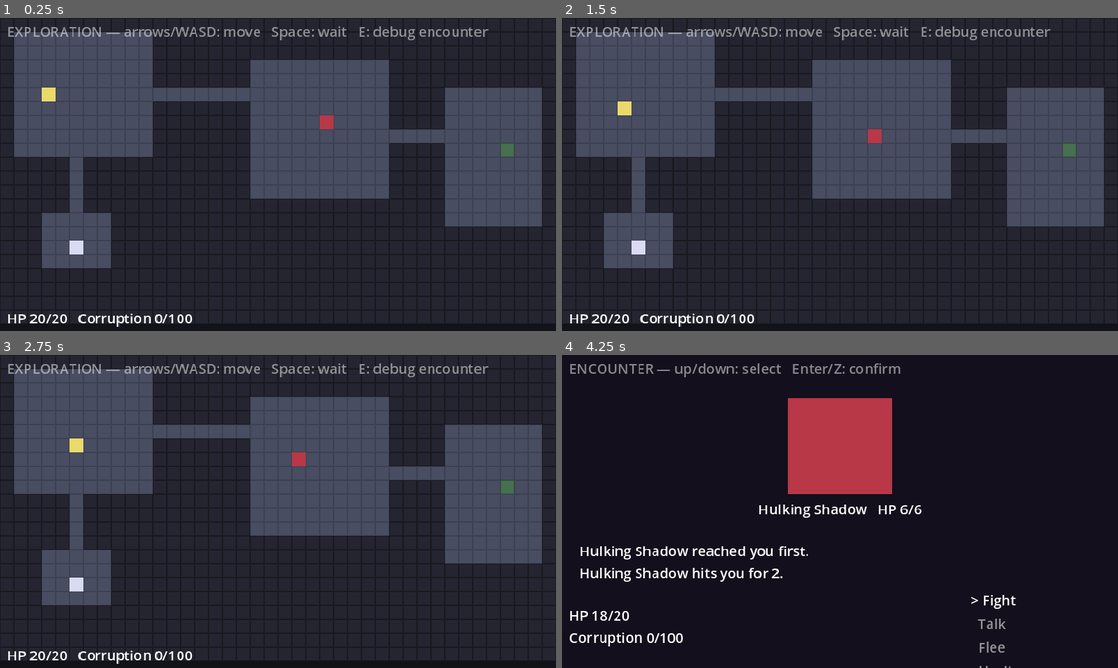
Above: before the commit, frames 1-4 (two rows, left to right).
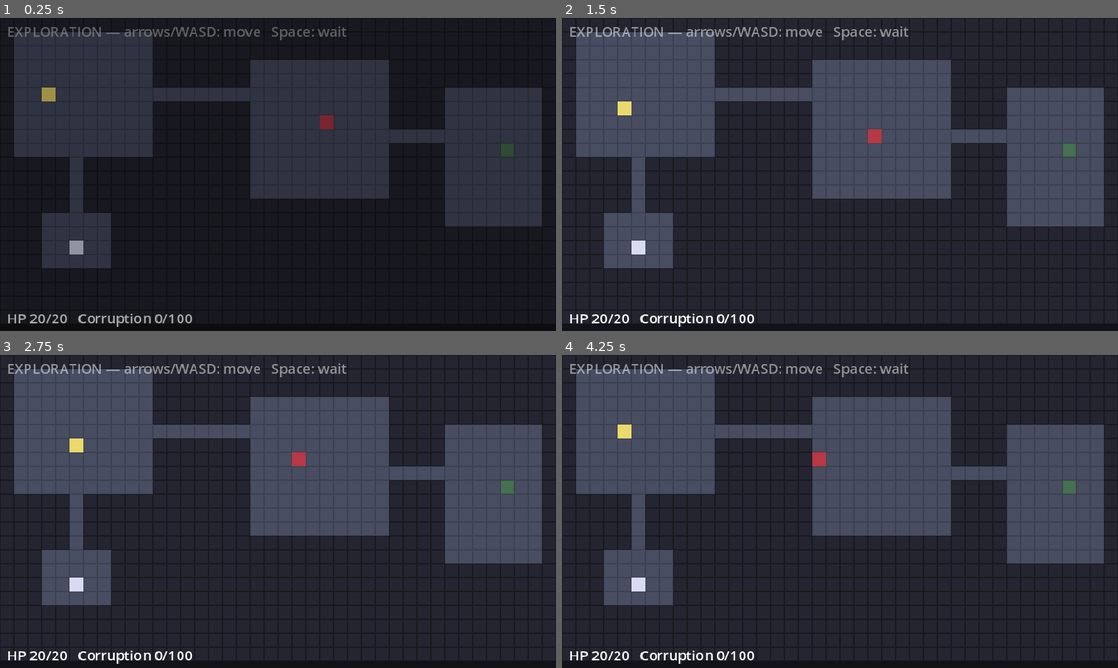
Above: after the commit, the same moments.

Repository: x-alterer/2D-Roguelike-like
Game: Godot game, scene res://scenes/main.tscn
The game is run twice, just before and just after one commit, with the same random seed, the same clock (stepped at 60 frames per second) and the same inputs.
Inputs:
- Up to frame 1 (0.25 s): no input
- Up to frame 2 (1.5 s): tap Enter (confirm) at 0.5, 1.25, 1.35 s; hold Right (move_right) 0.53-1.28 s; hold Space (wait) 0.53-1.28 s; hold Down (move_down) from 1.28 s (still down)
- Up to frame 3 (2.75 s): tap Space (wait) at 1.55 s; tap Enter (confirm) at 2 s; release Down (move_down) at 2.03 s; hold Right (move_right) from 2.03 s (still down); hold Space (wait) from 2.03 s (still down)
- Up to frame 4 (4.25 s): tap Enter (confirm) at 2.75, 3.5 s; release Right (move_right) at 2.78 s; release Space (wait) at 2.78 s; hold Up (move_up) 2.78-3.53 s; tap Space (wait) at 2.85, 3.8 s; hold Left (move_left) from 3.53 s (still down); hold Enter (confirm) from 3.53 s (still down); tap E (debug_encounter) at 4.15 s

The runs differ from the first frame. In frame 1, 34% of the frame differs, in the area x 1-98%, y 2-99%; in frame 2, 0.3%; in frame 3, 0.3%; in frame 4, 37%, in the area x 1-98%, y 2-100%.

Commit message:
feat: full loop — real encounter wiring, roster persistence, fade (tasks 4.1-4.3)
encounter_triggered now carries the triggering enemy's resource into the
encounter via setup(); the exploration debug-E path is gone (the input
action remains for the encounter's standalone test cycle). The enemy
roster lives in GameState: exploration seeds it from the map once per
run, syncs live positions when a trigger fires, and rebuilds actors from
it on every load. Main translates outcomes: victory/talked_down/
redirected/yielded/yielded_forced remove the engaged entry; fled/
resisted keep it and arm one tick of encounter immunity so fleeing
cannot chain-trigger (lockdown §3). Both mode swaps run through a 0.3s
black fade owned by Main, with a switching guard so mid-fade signals
can't start overlapping transitions.

Co-Authored-By: Claude Fable 5 <noreply@anthropic.com>
Claude-Session: https://claude.ai/code/session_018muKSDbmmuj7g6CxEjXxPM

Diff:
--- a/autoloads/game_state.gd
+++ b/autoloads/game_state.gd
@@ -56,6 +56,24 @@
 ## writes to is already part of the state contract.
 var run_log: Array = []
 
+## Exploration scene-restore data (Phase 4, task 4.2): which enemies remain
+## on the grid and where. Entries: {"data": EnemyData, "cell": Vector2i}.
+## Exploration seeds it from the map once per run, re-reads it on every
+## load, and syncs live positions into it when an encounter fires; Main
+## removes an entry when an encounter outcome kills or resolves that enemy.
+var enemy_roster: Array = []
+var roster_initialized := false
+
+## Index into enemy_roster of the enemy currently in an encounter; -1 when
+## none. Written by Exploration at trigger time, consumed by Main at
+## resolution time so the outcome lands on the right enemy.
+var engaged_enemy_index := -1
+
+## One-shot transfer armed by Main after a fled/resisted outcome; the next
+## Exploration load reads it into its tick-local immunity counter (lockdown
+## §3: "one tick of encounter immunity", technical plan Decision 8).
+var pending_immunity_ticks := 0
+
 
 func _ready() -> void:
 	reset_run()
@@ -72,6 +90,10 @@
 	def_stat = START_DEF
 	inventory.clear()
 	run_log.clear()
+	enemy_roster.clear()
+	roster_initialized = false
+	engaged_enemy_index = -1
+	pending_immunity_ticks = 0
 	# "Nowhere yet" — Exploration snaps the player to the floor's entrance
 	# tile when it sees this sentinel.
 	grid_position = NO_POSITION
--- a/scenes/exploration.gd
+++ b/scenes/exploration.gd
@@ -90,8 +90,14 @@
 
 func _ready() -> void:
 	_build_floor()
+	if not GameState.roster_initialized:
+		_seed_roster()
 	_spawn_player()
 	_spawn_enemies()
+	# Collect the one-shot immunity grant from a fled/resisted encounter
+	# (lockdown §3). The counter itself stays scene-local bookkeeping.
+	_immunity_ticks = GameState.pending_immunity_ticks
+	GameState.pending_immunity_ticks = 0
 	_update_feedback()
 	_refresh_status()
 
@@ -129,32 +135,34 @@
 	_player.place_at(GameState.grid_position)
 
 
-## Instantiates one EnemyActor per map marker. Phase 2 limitation: enemies
-## respawn fresh every time this scene loads, including after an encounter —
-## persisting the roster across mode switches is Phase 4 (task 4.2).
+## Builds the run's enemy roster from the map markers — once per run. From
+## here on GameState.enemy_roster is the truth about who's left and where;
+## this scene only renders it (task 4.2).
+func _seed_roster() -> void:
+	GameState.enemy_roster.clear()
+	for cell in _hostile_spawns:
+		GameState.enemy_roster.append({"data": HOSTILE_DATA, "cell": cell})
+	for cell in _beckoner_spawns:
+		GameState.enemy_roster.append({"data": BECKONER_DATA, "cell": cell})
+	GameState.roster_initialized = true
+
+
+## Instantiates one EnemyActor per roster entry. A defeated enemy is simply
+## no longer in the roster, so it doesn't come back after an encounter.
+## _enemies keeps roster order — _fire_encounter relies on the indices
+## matching.
 func _spawn_enemies() -> void:
-	for cell in _hostile_spawns:
-		_spawn_enemy(HOSTILE_DATA, cell)
-	for cell in _beckoner_spawns:
-		_spawn_enemy(BECKONER_DATA, cell)
-
-
-func _spawn_enemy(data: EnemyData, cell: Vector2i) -> void:
-	var enemy: EnemyActor = ENEMY_SCENE.instantiate()
-	# Data must be set before add_child so the actor's _ready sees it.
-	enemy.data = data
-	_actors.add_child(enemy)
-	enemy.place_at(cell)
-	_enemies.append(enemy)
+	for entry in GameState.enemy_roster:
+		var enemy: EnemyActor = ENEMY_SCENE.instantiate()
+		# Data must be set before add_child so the actor's _ready sees it.
+		enemy.data = entry["data"]
+		_actors.add_child(enemy)
+		enemy.place_at(entry["cell"])
+		_enemies.append(enemy)
 
 
 func _unhandled_input(event: InputEvent) -> void:
 	if _is_ticking or _encounter_fired:
-		return
-	if event.is_action_pressed("debug_encounter"):
-		# Phase 1 leftover; removed in Phase 4 when real triggers take over.
-		Events.encounter_triggered.emit(null, &"debug")
-		get_viewport().set_input_as_handled()
 		return
 	if event.is_action_pressed("wait"):
 		# Wait: skip the action, the world still ticks (lockdown §2).
@@ -262,6 +270,12 @@
 ## checks before continuing.
 func _fire_encounter(enemy: EnemyActor) -> void:
 	_encounter_fired = true
+	# Persist live positions so the grid restores exactly as it stood
+	# (_enemies keeps roster order, so indices line up), and record who's
+	# engaged so Main can apply the outcome to the right entry.
+	for i in _enemies.size():
+		GameState.enemy_roster[i]["cell"] = _enemies[i].grid_pos
+	GameState.engaged_enemy_index = _enemies.find(enemy)
 	Events.encounter_triggered.emit(enemy.data, enemy.data.trigger_type)
 
 
--- a/scenes/exploration.tscn
+++ b/scenes/exploration.tscn
@@ -32,4 +32,4 @@
 offset_top = 4.0
 offset_right = 632.0
 offset_bottom = 26.0
-text = "EXPLORATION — arrows/WASD: move   Space: wait   E: debug encounter"
+text = "EXPLORATION — arrows/WASD: move   Space: wait"
--- a/scenes/main.gd
+++ b/scenes/main.gd
@@ -1,25 +1,48 @@
 ## Main — the persistent root scene. Owns mode switching; never unloaded.
 ##
-## What this is: an almost-empty node that lives for the whole program. Its
-## one job is deciding which mode scene (Exploration or Encounter) is loaded
-## as its child at any moment.
+## What this is: the node that lives for the whole program and decides which
+## mode scene (Exploration or Encounter) is loaded as its child. Since
+## Phase 4 it also applies encounter outcomes to the world: a defeated or
+## resolved enemy leaves the roster before exploration reloads, and a
+## fled-from one stays, with one tick of encounter immunity armed so the
+## return can't chain straight back into the same trigger.
 ##
-## Why it exists: the two modes must never load or reference each other —
-## that coupling is what the architecture forbids. Something above both has
-## to do the swapping, and that something is this scene.
+## Why outcome-handling is here: the encounter scene doesn't know the grid
+## exists, and the exploration scene is dead while the encounter runs.
+## Something above both has to translate "outcome: victory" into "that
+## roster entry is gone" — and Main is the only thing above both.
 ##
 ## How it connects: listens to every signal on the Events bus. Exploration
-## emitting encounter_triggered makes Main swap in the Encounter scene;
-## Encounter emitting encounter_resolved swaps Exploration back in. State
-## survives the swap only because it lives in the GameState autoload, not in
-## the scenes being freed.
+## emitting encounter_triggered makes Main build an Encounter (injecting the
+## enemy's data via setup()); Encounter emitting encounter_resolved makes
+## Main apply the outcome and swap Exploration back in. Both swaps run
+## through a 0.3s fade. State survives only in the GameState autoload.
 extends Node
 
 const EXPLORATION_SCENE := preload("res://scenes/exploration.tscn")
 const ENCOUNTER_SCENE := preload("res://scenes/encounter.tscn")
 
+## Outcomes after which the engaged enemy leaves the grid: it died, was
+## talked or redirected down, or was yielded to (chosen or forced) — in
+## every case the encounter is spent (plan task 4.2). The boon itself was
+## already granted inside the encounter.
+const REMOVE_OUTCOMES: Array[StringName] = [
+	&"victory", &"talked_down", &"redirected", &"yielded", &"yielded_forced",
+]
+## Outcomes that leave the enemy in place and grant the lockdown §3
+## one-tick encounter immunity on return.
+const IMMUNITY_OUTCOMES: Array[StringName] = [&"fled", &"resisted"]
+
+## Half the transition: fade to black, swap, fade back — 0.3s total.
+const FADE_TIME := 0.15
+
 ## The currently loaded mode scene (Exploration or Encounter instance).
 var _active_mode: Node = null
+## True while a fade+swap is in flight; bus signals arriving mid-swap are
+## dropped rather than starting a second, overlapping transition.
+var _switching := false
+
+@onready var _fade_rect: ColorRect = $FadeLayer/FadeRect
 
 
 func _ready() -> void:
@@ -27,42 +50,64 @@
 	Events.encounter_resolved.connect(_on_encounter_resolved)
 	Events.player_died.connect(_on_player_died)
 	Events.run_ended.connect(_on_run_ended)
-	_switch_to(EXPLORATION_SCENE)
+	# Boot straight into exploration; the fade rect starts opaque so the
+	# first thing the player sees is a fade-in.
+	_swap_to(EXPLORATION_SCENE.instantiate())
 
 
-## Swaps the encounter screen in. `_enemy_data` is unused in Phase 1 (the
-## debug path passes null); Phase 4 threads the real EnemyData resource
-## through to the encounter scene here.
-func enter_encounter(_enemy_data: Resource) -> void:
-	_switch_to(ENCOUNTER_SCENE)
+## Builds the encounter around the triggering enemy's data. setup() must
+## run before add_child so the scene's _ready sees real data instead of
+## falling back to a test enemy.
+func enter_encounter(enemy_data: EnemyData, trigger_type: StringName) -> void:
+	var encounter := ENCOUNTER_SCENE.instantiate()
+	encounter.setup(enemy_data, trigger_type)
+	_swap_to(encounter)
 
 
-## Swaps exploration back in. `_result` is the encounter's outcome payload;
-## Phase 4 applies it (remove defeated enemy, grant boon, arm flee immunity)
-## before reloading exploration.
 func exit_encounter(_result: Dictionary) -> void:
-	_switch_to(EXPLORATION_SCENE)
+	_swap_to(EXPLORATION_SCENE.instantiate())
 
 
-func _switch_to(scene: PackedScene) -> void:
+func _swap_to(instance: Node) -> void:
+	_switching = true
+	await _fade_to(1.0)
 	if _active_mode != null:
-		# queue_free, not free(): this runs inside a signal emitted by the
-		# very scene being removed, and freeing a node while it is still
-		# mid-emission is a crash. queue_free waits until the frame ends.
+		# queue_free, not free(): this often runs inside a signal emitted
+		# by the very scene being removed, and freeing a node mid-emission
+		# is a crash. queue_free waits until the frame ends.
 		_active_mode.queue_free()
-	_active_mode = scene.instantiate()
-	add_child(_active_mode)
+	_active_mode = instance
+	add_child(instance)
+	await _fade_to(0.0)
+	_switching = false
+
+
+func _fade_to(alpha: float) -> void:
+	var tween := create_tween()
+	tween.tween_property(_fade_rect, "color:a", alpha, FADE_TIME)
+	await tween.finished
 
 
 func _on_encounter_triggered(enemy_data: Resource, trigger_type: StringName) -> void:
-	# Console proof of the Phase 2 DoD: which enemy fired, via which trigger
-	# type. Phase 4 threads this data into the encounter scene itself.
+	if _switching:
+		return
 	if enemy_data is EnemyData:
 		print("Main: encounter with '%s' (trigger: %s)" % [enemy_data.enemy_name, trigger_type])
-	enter_encounter(enemy_data)
+	enter_encounter(enemy_data as EnemyData, trigger_type)
 
 
+## Applies the outcome to the world, then returns to the grid (task 4.2).
 func _on_encounter_resolved(result: Dictionary) -> void:
+	if _switching:
+		return
+	var outcome: StringName = result.get("outcome", &"")
+	var engaged: int = GameState.engaged_enemy_index
+	GameState.engaged_enemy_index = -1
+	if outcome in REMOVE_OUTCOMES:
+		if engaged >= 0 and engaged < GameState.enemy_roster.size():
+			GameState.enemy_roster.remove_at(engaged)
+	elif outcome in IMMUNITY_OUTCOMES:
+		GameState.pending_immunity_ticks = 1
 	exit_encounter(result)
 
 
--- a/scenes/main.tscn
+++ b/scenes/main.tscn
@@ -4,3 +4,11 @@
 
 [node name="Main" type="Node"]
 script = ExtResource("1_main")
+
+[node name="FadeLayer" type="CanvasLayer" parent="."]
+layer = 10
+
+[node name="FadeRect" type="ColorRect" parent="FadeLayer"]
+offset_right = 640.0
+offset_bottom = 360.0
+color = Color(0, 0, 0, 1)
